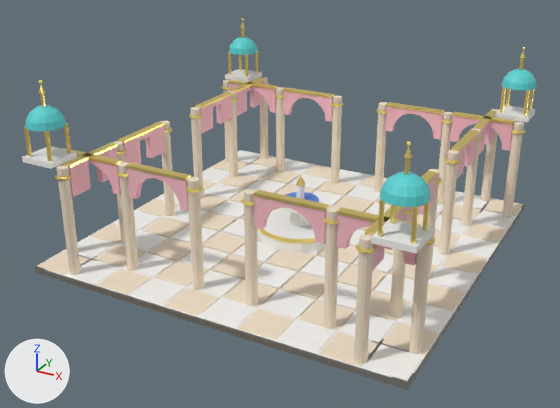
Two versions of the glTF model docs/models/mahal/rooms/room_courtyard.glb, one commit apart.
Before and after are seen from a 50 mm camera at (17.8, -34.6, 19.1) aimed at (-0.5, -1.5, 2.6). Arrows for +X, +Y and +Z are at lower left; the lights stay in place. The picture after the commit comes second. Vertices at exactly the same position are counted once.

Objects in the first picture: 'Room_Courtyard'.
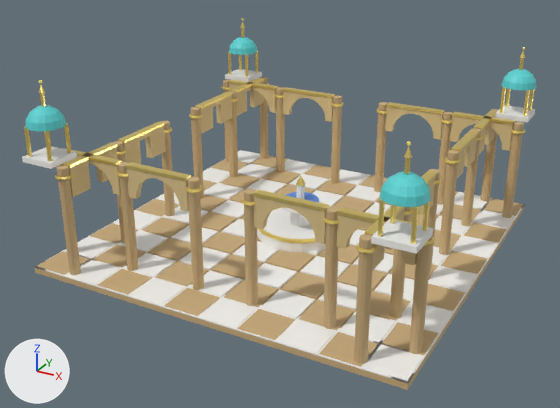
Changed parts and their boxes [x1, y1, x2, y2] in the pictures (560 x 408 px; the box of a moved part takes in the faces that stretch with it):
part 1 of me_room_courtyardmesh, added: after [248, 160, 488, 211]
part 2 of me_room_courtyardmesh, added: after [80, 257, 402, 353]
part 3 of me_room_courtyardmesh, added: after [367, 202, 502, 359]
part 4 of me_room_courtyardmesh, added: after [79, 158, 259, 266]
part 5 of me_room_courtyardmesh, moved or reshaped: before [35, 18, 525, 390]; after [39, 18, 525, 146]
part 6 of me_room_courtyardmesh, recoloured (beige to brown): [35, 77, 524, 389] in both
part 7 of me_room_courtyardmesh, recoloured: [66, 81, 514, 271] in both

What changed in the scene script:
```text
Add mat_mahal_wall_sandstone:
    mat_mahal_wall_sandstone = principled_material('Mahal_Wall_Sandstone')
    mat_mahal_wall_sandstone.base_color = (0.694, 0.527, 0.25)  # beige #d9c089
    mat_mahal_wall_sandstone.roughness = 0.75
Add mat_mahal_sandstonefloor:
    mat_mahal_sandstonefloor = principled_material('Mahal_SandstoneFloor')
    mat_mahal_sandstonefloor.base_color = (0.584, 0.413, 0.202)  # brown #c9ac7c
    mat_mahal_sandstonefloor.roughness = 0.7
Change me_room_courtyardmesh:
    used by ob_room_courtyard; location = (0.0, 0.0, 0.15)
    remove me_room_courtyardmesh.from_pydata(...)  # 4981 vertices, 9178 faces; spans x -10.0..10.0, y -10.0..10.0, z -0.2..9.8
    add me_room_courtyardmesh.from_pydata(...)  # 4993 vertices, 9178 faces; spans x -10.0..10.0, y -10.0..10.0, z -0.2..9.8
    me_room_courtyardmesh part 1: a new loose piece, a box spanning x -9.95..9.95, y 7.68..9.98, z -0.15..0.2, in mat_mahal_marble (white #f9f8f3)
    me_room_courtyardmesh part 2: a new loose piece, a box spanning x -9.95..9.95, y -9.98..-7.68, z -0.15..0.2, in mat_mahal_marble (white #f9f8f3)
    me_room_courtyardmesh part 3: a new loose piece, a box spanning x 7.68..9.98, y -9.95..9.95, z -0.15..0.2, in mat_mahal_marble (white #f9f8f3)
    me_room_courtyardmesh part 4: a new loose piece, a box spanning x -9.98..-7.68, y -9.95..9.95, z -0.15..0.2, in mat_mahal_marble (white #f9f8f3)
    me_room_courtyardmesh part 5
    20 vertices are removed from x -10.0..10.0, y -10.0..10.0, z -0.2..0.2
    304 faces are deleted
    52 vertices move within x -9.1..9.0, y -9.0..9.1, z 9.2..9.8
    48 new faces join them, mat_mahal_gold (yellow #fae281)
    208 new faces join them, mat_mahal_yellow (yellow #feec6f)
    me_room_courtyardmesh part 6: 1668 faces spanning x -10.0..10.0, y -10.0..10.0, z -0.2..5.8 switch from mat_mahal_sandstone (beige #f1e1c8) to mat_mahal_sandstonefloor (brown #c9ac7c)
    me_room_courtyardmesh part 7: 768 faces spanning x -9.2..9.2, y -9.2..9.2, z 4.2..5.8 switch from mat_mahal_pink (pink #fabfc8) to mat_mahal_wall_sandstone (beige #d9c089)
```
